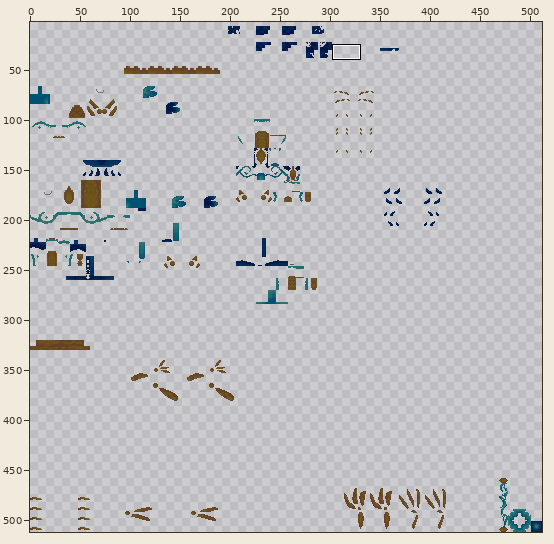
Two states of a sprite sheet, src/test/resources/Honey_Rain__newborn_glow.png. Above, an overview of the earlier version with the close-up marked.
Close-up. The starting point:
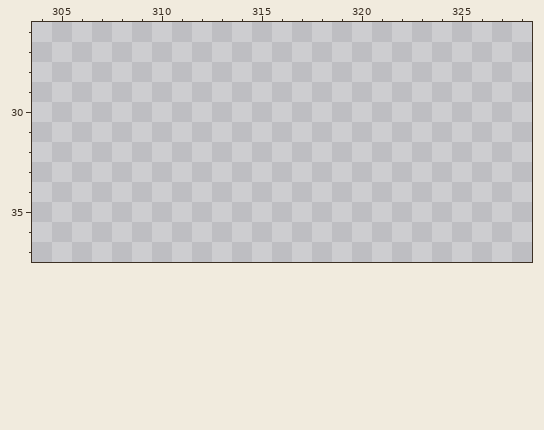
The file is 512x512 pixels. Shown: x 304..328, y 26..37. The wide view leaves out empty margins. The commit also changed other parts of the picture, which this record leaves out.
After the commit:
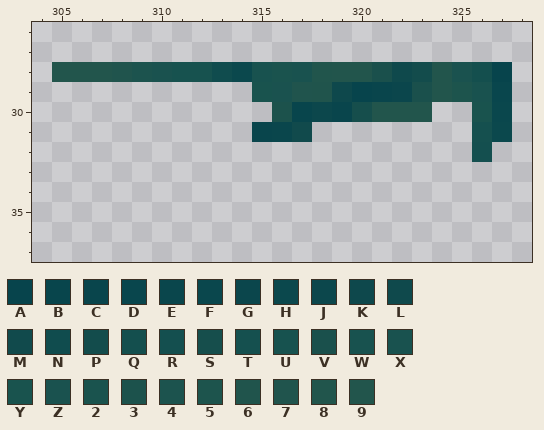
Palette (. is transparent): A #07444c  B #08454c  C #09454c  D #09464d  E #0a464c  F #0a474d  G #0b464c  H #0b484d  J #0c474c  K #0e484c  L #0f494c  M #114a4c  N #104c4e  P #134c4c  Q #144f4e  R #144f4f  S #164e4c  T #15504f  U #17524f  V #1a504c  W #18524f  X #19524f  Y #19534e  Z #1a524f  2 #1a534e  3 #1c524c  4 #1c534e  5 #1d544d  6 #20544c  7 #20544d  8 #21554c  9 #22554c
The edit:
Colour 2 is added in row 28 at x 316.
Colour 3 is added in row 30 at x 316.
Colour 4 is added in row 28 at x 309.
Colour 5 is added in row 29 at x 325.
Colour 6 is added in row 29 at x 318.
Colour 7 is added in row 28 at x 308; in row 29 at x 317.
Colour 8 is added in row 28 at x 318.
Colour 9 is added in row 28 at x 305 to 307, 319 to 320 and 324; in row 29 at x 324; in row 30 at x 321 to 323.
Colour A is added in row 28 at x 327; in row 29 at x 320.
Colour B is added in row 30 at x 317.
Colour C is added in row 29 at x 321; in row 30 at x 319; in row 31 at x 315.
Colour D is added in row 29 at x 327.
Colour E is added in row 31 at x 316.
Colour F is added in row 30 at x 327.
Colour G is added in row 29 at x 322.
Colour H is added in row 28 at x 314; in row 31 at x 327.
Colour J is added in row 30 at x 318.
Colour K is added in row 29 at x 319.
Colour L is added in row 28 at x 322.
Colour M is added in row 31 at x 317.
Colour N is added in row 28 at x 313.
Colour P is added in row 28 at x 323.
Colour Q is added in row 28 at x 326.
Colour R is added in row 32 at x 326.
Colour S is added in row 30 at x 320.
Colour T is added in row 31 at x 326.
Colour U is added in row 28 at x 311 to 312.
Colour V is added in row 28 at x 321; in row 29 at x 323.
Colour W is added in row 28 at x 315.
Colour X is added in row 28 at x 317; in row 29 at x 326.
Colour Y is added in row 29 at x 315; in row 30 at x 326.
Colour Z is added in row 28 at x 310 and 325; in row 29 at x 316.
Changed places in both close-ups, as pixel boxes (x1, y1, x2, y2):
added: (52, 62, 512, 162)
